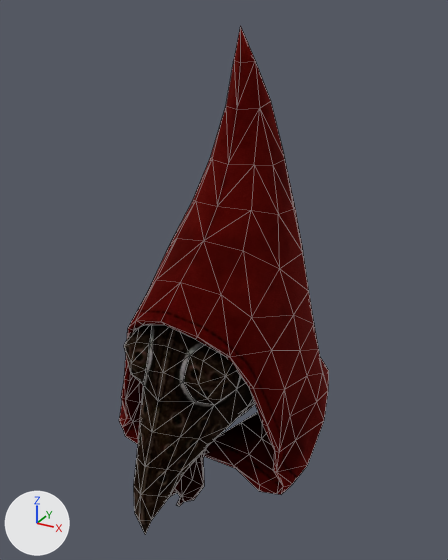
The glTF model assets/models/KOZA_DOKTOR_PLAGUE_01.glb, before and after one commit.
Before and after are seen from a 50 mm lens placed at (0.404, -0.786, 0.396), pointed at (0.011, -0.07, 0.038). Lighting does not change. The marker at lower left points along +X, +Y and +Z. Mesh edges are drawn as thin lines.

Script lines for the objects in view, before the commit:
```python
mat_koza_doktor_plague_01 = principled_material('KOZA_DOKTOR_PLAGUE_01')
mat_koza_doktor_plague_01.texture = img_koza_doktor_plague_01
mat_koza_doktor_plague_01.metallic = 1.0
mat_koza_doktor_plague_01.roughness = 1.0
me_mesh = bpy.data.meshes.new('Mesh')
me_mesh.from_pydata(...)  # 448 vertices, 874 faces; spans x -0.167..0.167, y -0.285..0.141, z -0.281..0.374
me_mesh.materials.append(mat_koza_doktor_plague_01)  # picture img_koza_doktor_plague_01
ob_mesh = bpy.data.objects.new('Mesh', me_mesh)
ob_mesh.location = (0.0, 0.0, 0.0)
```
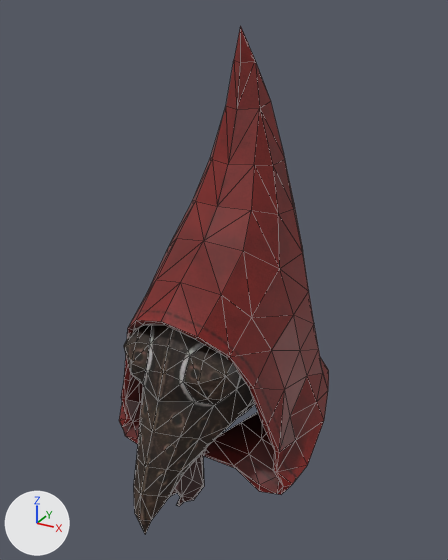
Boxes [x1, y1, x2, y2] around the edits, measured in the pictures (448 x 560 px):
'Mesh', surface changed (red to brown)
    both: [119, 26, 329, 534]

The edits, one by one:
In material 'KOZA_DOKTOR_PLAGUE_01' (mat_koza_doktor_plague_01), metallic goes from 1.0 to 0.0.
In material 'KOZA_DOKTOR_PLAGUE_01' (mat_koza_doktor_plague_01), roughness goes from 1.0 to 0.5.
